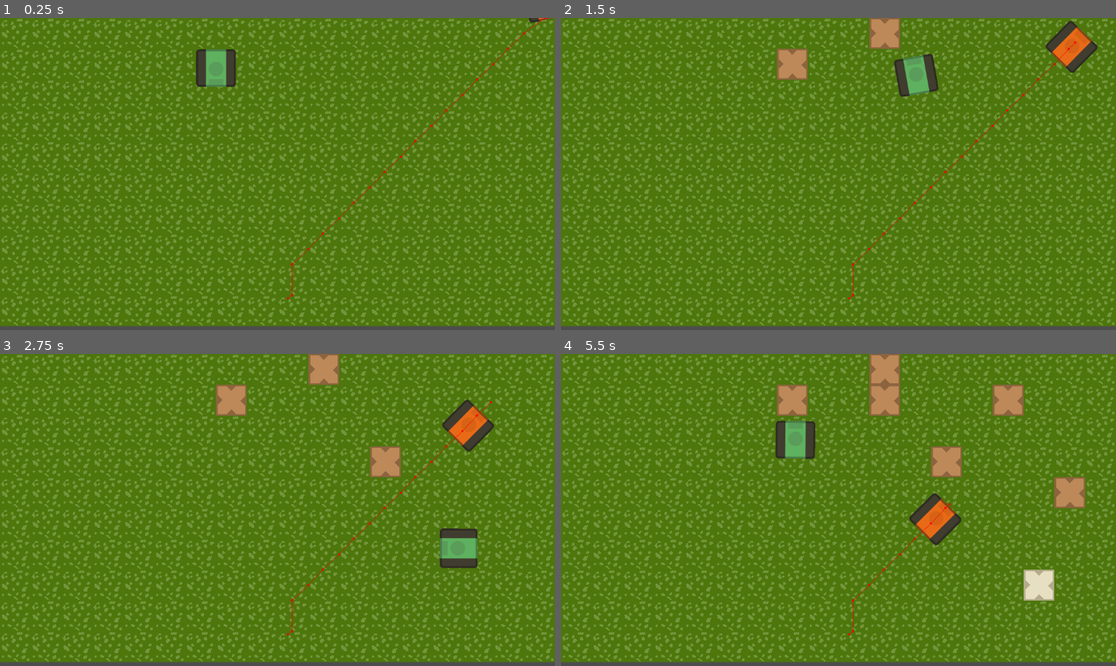
Above: before the commit, frames 1-4 (two rows, left to right).
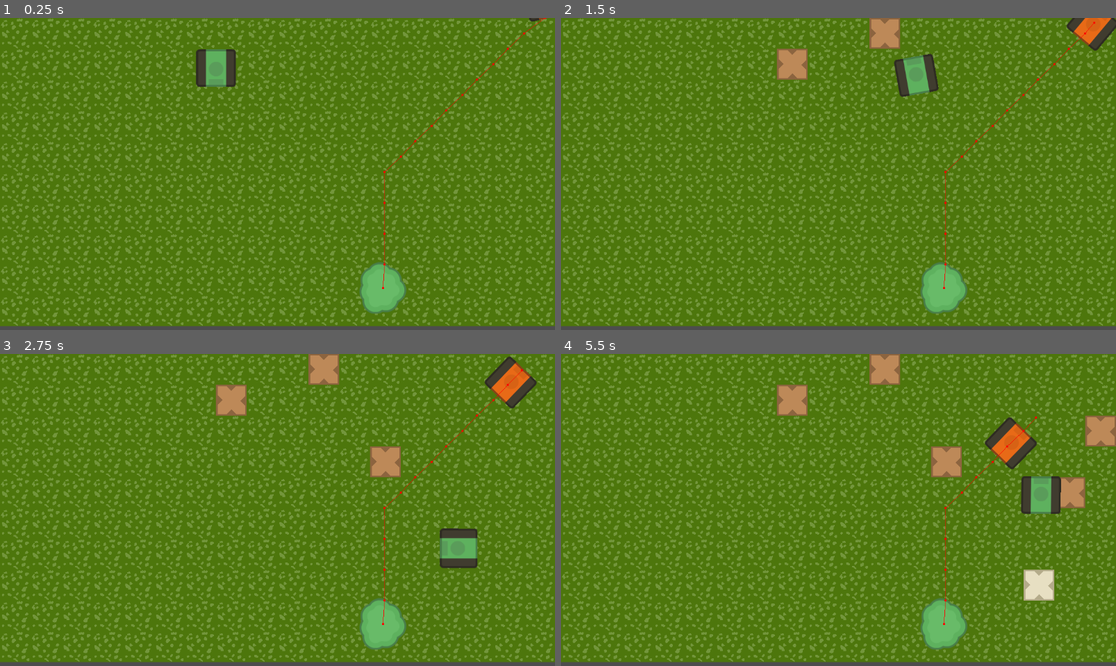
Above: after the commit, the same moments.

Repository: gerep/wall-and-order
Game: Godot game, scene res://scenes/level/level.tscn
The game is run twice, just before and just after one commit, with the same random seed, the same clock (stepped at 60 frames per second) and the same inputs.
Inputs:
- Up to frame 1 (0.25 s): no input
- Up to frame 2 (1.5 s): hold Right (ui_right) 0.53-1.28 s; hold Space (place) 0.53-1.28 s; hold Down (ui_down) from 1.28 s (still down); tap Space (place) at 1.35 s
- Up to frame 3 (2.75 s): release Down (ui_down) at 2.03 s; hold Right (ui_right) from 2.03 s (still down); hold Space (place) from 2.03 s (still down)
- Up to frame 4 (5.5 s): release Right (ui_right) at 2.78 s; release Space (place) at 2.78 s; hold Up (ui_up) 2.78-3.53 s; tap Space (place) at 2.85, 4.35 s; hold Space (place) 3.53-4.28 s; hold Left (ui_left) 3.53-5.03 s; hold Down (ui_down) from 5.03 s (still down); hold Space (place) from 5.03 s (still down)

The runs differ from the first frame. In frame 1, 1.2% of the frame differs, in the area x 51-100%, y 0-95%; in frame 2, 2.4%; in frame 3, 2.9%; in frame 4, 6.3%, in the area x 38-100%, y 9-95%.

Commit message:
add .5 seconds pause when shooting

Diff:
--- /dev/null
+++ b/scenes/eagle/eagle.tscn
@@ -0,0 +1,15 @@
+[gd_scene format=3 uid="uid://bg402yve2oxks"]
+
+[ext_resource type="Texture2D" uid="uid://bjjmt6yhnhhl0" path="res://assets/Environment/treeLarge.png" id="1_3s5rv"]
+
+[sub_resource type="CircleShape2D" id="CircleShape2D_rfma5"]
+radius = 60.033325
+
+[node name="Eagle" type="Area2D" unique_id=1686697668]
+collision_layer = 2
+
+[node name="CollisionShape2D" type="CollisionShape2D" parent="." unique_id=1379111318]
+shape = SubResource("CircleShape2D_rfma5")
+
+[node name="Sprite2D" type="Sprite2D" parent="." unique_id=1825004383]
+texture = ExtResource("1_3s5rv")
--- a/scenes/enemies/basic/basic_enemy.gd
+++ b/scenes/enemies/basic/basic_enemy.gd
@@ -5,11 +5,9 @@
 @onready var ray_cast_2d: RayCast2D = $RayCast2D
 @onready var collision_shape_2d: CollisionShape2D = $CollisionShape2D
 @onready var shooting_timer: Timer = $ShootingTimer
+@onready var move_timer: Timer = $MoveTimer
 
 @export var target: Vector2
-@export var speed: float = 50.0
-@export var acceleration: float = 500.0
-@export var friction: float = 2000.0
 @export var tilemap_layer: TileMapLayer
 
 const BRICK_WALL: Vector2i = Vector2i(1, 0)
@@ -18,16 +16,19 @@
 
 var can_shoot: bool = true
 var can_move: bool = true
+var speed: float = 50.0
 
 
 func _ready() -> void:
 	navigation_agent_2d.target_position = target
 	shooting_timer.timeout.connect(_on_shotting_timer_timeout)
-
+	move_timer.timeout.connect(_on_move_timer_timeout)
 
 func _physics_process(delta: float) -> void:
+	if not can_move:
+		return
+
 	if navigation_agent_2d.is_navigation_finished():
-		print("enemy got there")
 		return
 
 	if ray_cast_2d.is_colliding():
@@ -38,6 +39,7 @@
 					can_shoot = false
 					can_move = false
 					shooting_timer.start()
+					move_timer.start()
 
 					var bullet_scene = BULLET.instantiate()
 					bullet_scene.position = position
@@ -58,11 +60,15 @@
 	collision_shape_2d.rotation = rotation_value
 	ray_cast_2d.rotation = rotation_value
 
-	velocity = velocity.move_toward(direction.normalized() * speed, acceleration * delta)
+	#velocity = velocity.move_toward(direction.normalized() * speed, acceleration * delta)
+	velocity = direction.normalized() * speed
 
 	move_and_slide()
 
 
 func _on_shotting_timer_timeout() -> void:
 	can_shoot = true
+
+
+func _on_move_timer_timeout() -> void:
 	can_move = true
--- a/scenes/enemies/basic/basic_enemy.tscn
+++ b/scenes/enemies/basic/basic_enemy.tscn
@@ -8,7 +8,6 @@
 
 [node name="BasicEnemy" type="CharacterBody2D" unique_id=1028931331]
 script = ExtResource("1_cdc21")
-speed = 100.0
 
 [node name="Sprite2D" type="Sprite2D" parent="." unique_id=428788154]
 texture = ExtResource("1_2184v")
@@ -30,3 +29,6 @@
 
 [node name="ShootingTimer" type="Timer" parent="." unique_id=1873695740]
 wait_time = 5.0
+
+[node name="MoveTimer" type="Timer" parent="." unique_id=27701256]
+wait_time = 0.5
--- a/scenes/level/level.gd
+++ b/scenes/level/level.gd
@@ -1,8 +1,8 @@
 extends Node2D
 
-@onready var target: Marker2D = $Target
 @onready var enemy_spawn_timer: Timer = $EnemySpawnTimer
 @onready var ground_layer: TileMapLayer = $GroundLayer
+@onready var eagle: Area2D = $Eagle
 
 const BASIC_ENEMY = preload("uid://bke42ss266g4p")
 const WALKABLE_TILE: Vector2i = Vector2i(0, 0)
@@ -26,7 +26,7 @@
 func _spawn_enemy() -> void:
 	var spawn_position: float = randf_range(10.0, screen_width - 10)
 	var enemy = BASIC_ENEMY.instantiate()
-	enemy.target = target.position
+	enemy.target = eagle.position
 	enemy.tilemap_layer = ground_layer
 	add_child(enemy)
 	enemy.position = Vector2(spawn_position, -50.0)
--- a/scenes/level/level.tscn
+++ b/scenes/level/level.tscn
@@ -2,6 +2,7 @@
 
 [ext_resource type="Script" uid="uid://ccgirbkhk3lno" path="res://scenes/level/level.gd" id="1_i166f"]
 [ext_resource type="Texture2D" uid="uid://4x4xbhn2v7xd" path="res://assets/tileset.png" id="1_nbgty"]
+[ext_resource type="PackedScene" uid="uid://bg402yve2oxks" path="res://scenes/eagle/eagle.tscn" id="4_hnne4"]
 [ext_resource type="PackedScene" uid="uid://by0u4fiidlly7" path="res://scenes/player/player.tscn" id="4_qkmgm"]
 
 [sub_resource type="NavigationPolygon" id="NavigationPolygon_i166f"]
@@ -41,9 +42,9 @@
 position = Vector2(449, 104)
 tilemap_layer = NodePath("../GroundLayer")
 
-[node name="Target" type="Marker2D" parent="." unique_id=461482028]
-position = Vector2(598, 582)
-
 [node name="EnemySpawnTimer" type="Timer" parent="." unique_id=1393664805]
 wait_time = 10.0
 autostart = true
+
+[node name="Eagle" parent="." unique_id=1686697668 instance=ExtResource("4_hnne4")]
+position = Vector2(795, 561)
